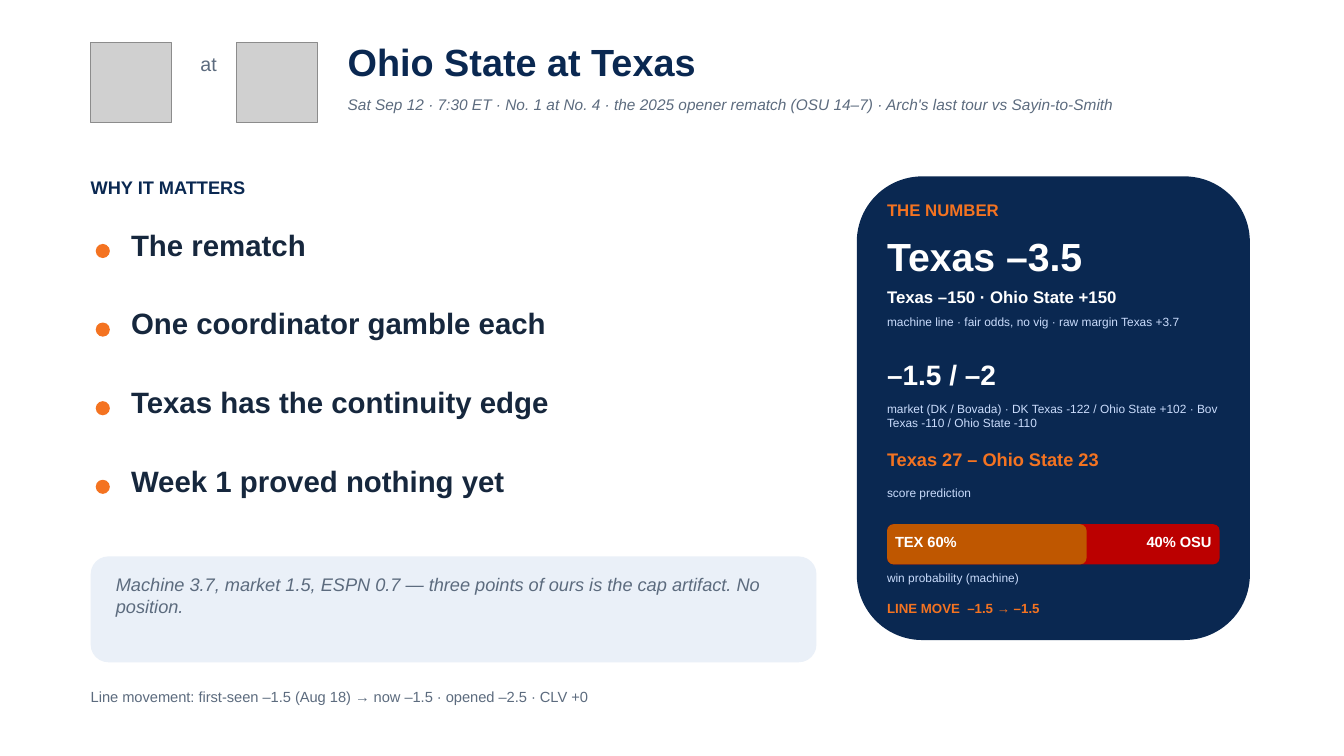
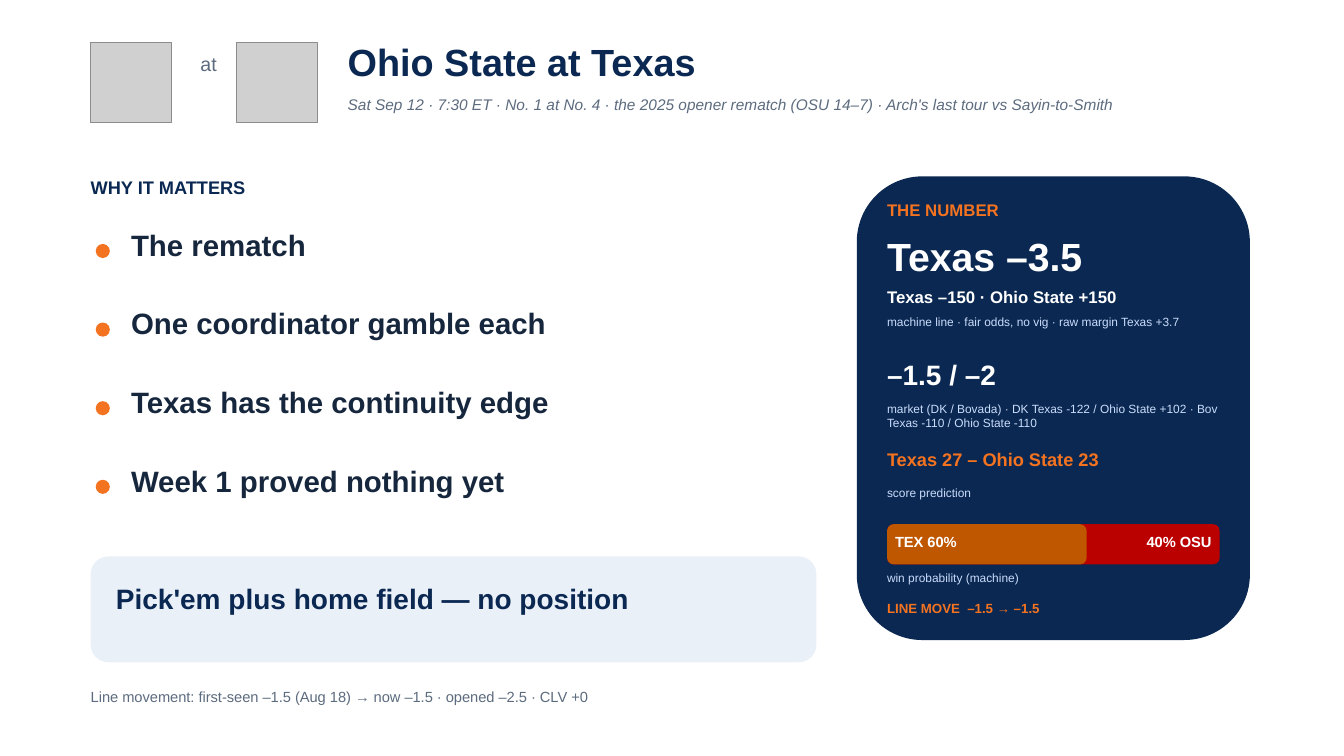
Before and after one commit to lucasalvarezflorida-lab/ncaa-fbs-analytics, a slide deck: slide 18 of decks/2026_Week2_Episode3.pptx. Drawn at 1344x756 pixels with LibreOffice and Linux fonts; fonts in the diff are those of the drawing; grey boxes stand for pictures. Boxes give left, top, right and bottom in pixels: in the first picture for what was removed or moved away, otherwise in the second. Text is boxed around its words. In the diff, an @@ line names an element or a change of style, - is before the commit and + after.

```diff
--- a/decks/2026_Week2_Episode3.pptx
+++ b/decks/2026_Week2_Episode3.pptx
@@ text at [116, 588, 628, 614]: text changed; size 13 to 20 pt; text colour #5C6B7E to #0A2851; bold on; italic off @@
-Machine 3.7, market 1.5, ESPN 0.7 — three points of ours is the cap artifact. No position.
+Pick'em plus home field — no position
```
Also in this commit, not shown: 4 other slides changed, 1 other file.
